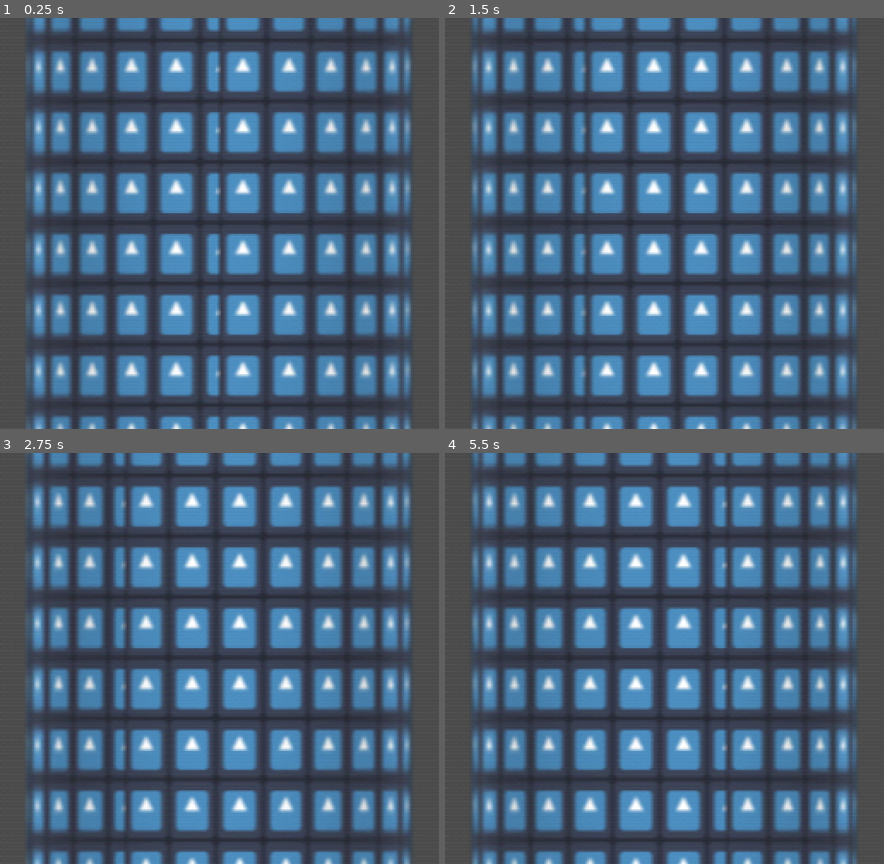
Above: before the commit, frames 1-4 (two rows, left to right).
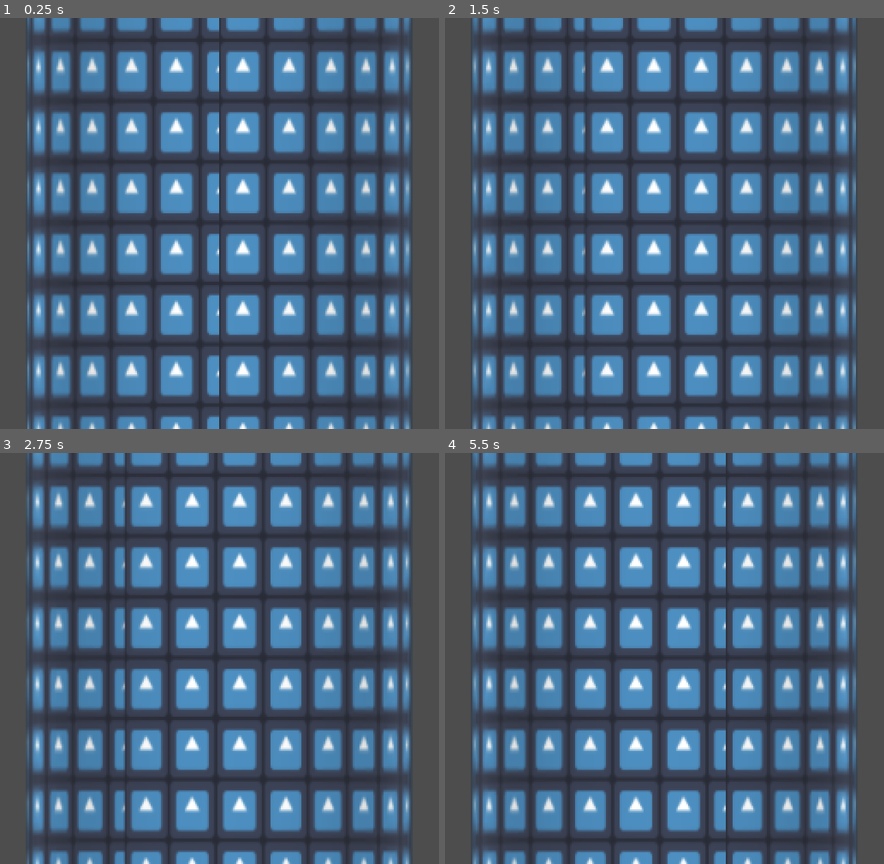
Above: after the commit, the same moments.

Repository: gracedes/tower-platformer
Game: Godot game, scene res://scenes/test.tscn
Same seed, same stepped clock (60 frames per second), same inputs: the game is played once before the commit and once after it. The engine's default icon, where the game draws it, is replaced by a stand-in: a white triangle on a blue panel in a dark square.
Inputs:
- Up to frame 1 (0.25 s): no input
- Up to frame 2 (1.5 s): tap Enter at 0.5 s; hold D (right) 0.53-1.28 s; hold A (left) from 1.28 s (still down)
- Up to frame 3 (2.75 s): release A (left) at 2.03 s; hold D (right) from 2.03 s (still down)
- Up to frame 4 (5.5 s): release D (right) at 3.53 s; hold A (left) from 3.53 s (still down)

The runs differ from the first frame. In frame 1, 1.6% of the frame differs, in the area x 6-94%, y 0-100%; in frame 2, 1.6%; in frame 3, 1.4%; in frame 4, 1.9%.

Commit message:
restructured files to use submodule

Diff:
--- a/post-process/pp_dither-band.tres
+++ /dev/null
@@ -1,11 +0,0 @@
-[gd_resource type="ShaderMaterial" load_steps=3 format=3 uid="uid://c8e7ck31g8wbs"]
-
-[ext_resource type="Shader" path="res://shaders/pp_band-dither.gdshader" id="1"]
-[ext_resource type="Texture2D" uid="uid://b6kcbughmhco" path="res://shaders/psxdither.png" id="2"]
-
-[resource]
-shader = ExtResource("1")
-shader_parameter/col_depth = 24.0
-shader_parameter/dither_banding = true
-shader_parameter/enabled = true
-shader_parameter/dither_tex = ExtResource("2")
--- a/post-process/pp_h-blur.tres
+++ /dev/null
@@ -1,9 +0,0 @@
-[gd_resource type="ShaderMaterial" load_steps=2 format=3 uid="uid://j8bsdv5386ih"]
-
-[ext_resource type="Shader" path="res://shaders/gaussian-blur.gdshader" id="1"]
-
-[resource]
-shader = ExtResource("1")
-shader_parameter/h = 1.0
-shader_parameter/v = 0.0
-shader_parameter/enabled = true
--- a/scenes/test.tscn
+++ b/scenes/test.tscn
@@ -1,9 +1,9 @@
 [gd_scene format=3 uid="uid://5e35t3kgsfqp"]
 
+[ext_resource type="Material" uid="uid://j8bsdv5386ih" path="res://external/godot-n64-shader-demo/post-process/pp_h-blur.tres" id="1_74lek"]
 [ext_resource type="Script" uid="uid://xbg5ns06fw2w" path="res://stage/stage.gd" id="1_bl13t"]
 [ext_resource type="Texture2D" uid="uid://dfoajhkx0x5g3" path="res://icon.svg" id="2_iyx0m"]
-[ext_resource type="Material" uid="uid://j8bsdv5386ih" path="res://post-process/pp_h-blur.tres" id="3_74lek"]
-[ext_resource type="Material" uid="uid://c8e7ck31g8wbs" path="res://post-process/pp_dither-band.tres" id="4_j5jx5"]
+[ext_resource type="Material" uid="uid://c8e7ck31g8wbs" path="res://external/godot-n64-shader-demo/post-process/pp_dither-band.tres" id="2_j5jx5"]
 
 [sub_resource type="CylinderShape3D" id="CylinderShape3D_ppyta"]
 
@@ -22,7 +22,7 @@
 
 [node name="hband" type="SubViewportContainer" parent="CanvasLayer" unique_id=2023762373]
 texture_filter = 1
-material = ExtResource("3_74lek")
+material = ExtResource("1_74lek")
 anchors_preset = 15
 anchor_right = 1.0
 anchor_bottom = 1.0
@@ -41,7 +41,7 @@
 render_target_update_mode = 4
 
 [node name="dither" type="SubViewportContainer" parent="CanvasLayer/hband/SubViewport" unique_id=2051056291]
-material = ExtResource("4_j5jx5")
+material = ExtResource("2_j5jx5")
 anchors_preset = 15
 anchor_right = 1.0
 anchor_bottom = 1.0
--- a/shaders/gaussian-blur.gdshader
+++ /dev/null
@@ -1,29 +0,0 @@
-shader_type canvas_item;
-
-uniform float h = 1;
-uniform float v = 0;
-uniform bool enabled = true;
-
-void fragment()
-{
-	// float kernel[] = {0.06136, 0.24477, 0.38774, 0.24477, 0.06136};
-	float kernel[] = {0.31946576033846985, 0.3610684793230603, 0.31946576033846985};
-	vec2 px = TEXTURE_PIXEL_SIZE;
-	vec4 col = vec4(0);
-
-	if (enabled)
-	{
-		for (int i = 0; i < kernel.length(); i++)
-		{
-			// int radius = (kernel.length() - 1) / 2;  // This is wrong for some reason?
-			int radius = 1;
-			int distance = i - radius;
-			col += texture(TEXTURE, UV + px * vec2(h * float(distance), v * float(distance))) * kernel[i];
-		}
-		COLOR = col;
-	}
-	else
-	{
-		COLOR = texture(TEXTURE, UV);
-	}
-}
--- a/shaders/light-volume.gdshader
+++ /dev/null
@@ -1,8 +0,0 @@
-shader_type spatial;
-render_mode unshaded, shadows_disabled, blend_add, depth_draw_opaque, cull_disabled;
-
-void fragment()
-{
-	ALBEDO = COLOR.rgb;
-	ALPHA = 1.0 - UV.y;
-}
--- a/shaders/n64_lit.gdshader
+++ /dev/null
@@ -1,7 +0,0 @@
-shader_type spatial;
-
-#define LIT diffuse_lambert, vertex_lighting
-#define DEPTH depth_draw_opaque
-#define BLEND blend_mix
-
-#include "n64_base.gdshaderinc"
--- a/shaders/n64_lit_metal.gdshader
+++ /dev/null
@@ -1,8 +0,0 @@
-shader_type spatial;
-
-#define LIT diffuse_lambert, vertex_lighting
-#define DEPTH depth_draw_opaque
-#define BLEND blend_mix
-#define METAL
-
-#include "n64_base.gdshaderinc"
--- a/shaders/n64_lit_transparent.gdshader
+++ /dev/null
@@ -1,8 +0,0 @@
-shader_type spatial;
-
-#define LIT diffuse_lambert, vertex_lighting
-#define DEPTH depth_draw_opaque
-#define BLEND blend_mix
-#define ALPHA_BLEND
-
-#include "n64_base.gdshaderinc"
--- a/shaders/n64_unlit_particle.gdshader
+++ /dev/null
@@ -1,8 +0,0 @@
-shader_type spatial;
-
-#define LIT unshaded
-#define DEPTH depth_draw_always
-#define BLEND blend_mix
-#define ALPHA_SCISSOR
-
-#include "n64_base.gdshaderinc"
--- a/shaders/pp_band-dither.gdshader
+++ /dev/null
@@ -1,20 +0,0 @@
-shader_type canvas_item;
-// originally based on https://github.com/WittyCognomen/godot-psx-shaders-demo/blob/master/shaders/psx_dither_post.shader
-
-uniform sampler2D dither_tex: hint_default_white, filter_nearest, repeat_enable;
-uniform float col_depth = 24.0;
-uniform bool dither_banding = true;
-uniform bool enabled = true;
-
-void fragment() {
-	COLOR = texture(TEXTURE, SCREEN_UV);
-
-	if (enabled)
-	{
-		vec2 dith_size = vec2(textureSize(dither_tex,0)); // for GLES2: substitute for the dimensions of the dithering matrix
-		vec2 buf_size = vec2(textureSize(TEXTURE,0));
-		vec3 dith = texture(dither_tex, SCREEN_UV*(buf_size/dith_size)).rgb;
-		dith -= 0.5;
-		COLOR.rgb = round(COLOR.rgb*col_depth + dith * (dither_banding ? 1.0 : 0.0)) / col_depth;
-	}
-}
Not shown, removed: shaders/gaussian-blur.gdshader.uid
Not shown, removed: shaders/light-volume.gdshader.uid
Not shown, removed: shaders/n64_base.gdshaderinc
Not shown, removed: shaders/n64_base.gdshaderinc.uid
Not shown, removed: shaders/n64_lit.gdshader.uid
Not shown, removed: shaders/n64_lit_metal.gdshader.uid
Not shown, removed: shaders/n64_lit_transparent.gdshader.uid
Not shown, removed: shaders/n64_unlit_particle.gdshader.uid
Not shown, removed: shaders/pp_band-dither.gdshader.uid
Binary file removed: shaders/psxdither.png
Not shown, removed: shaders/psxdither.png.import
Not shown, added: .gitmodules
